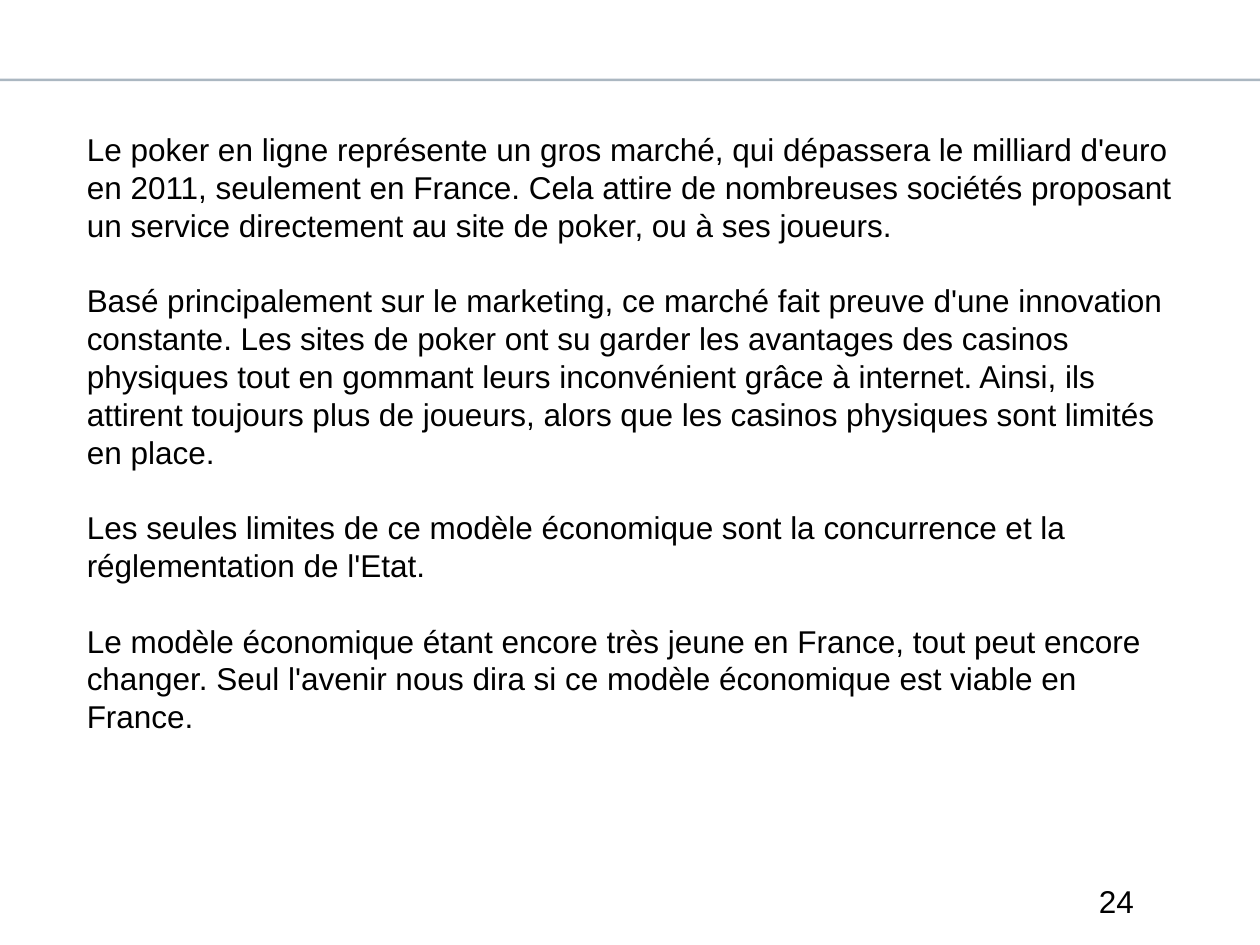
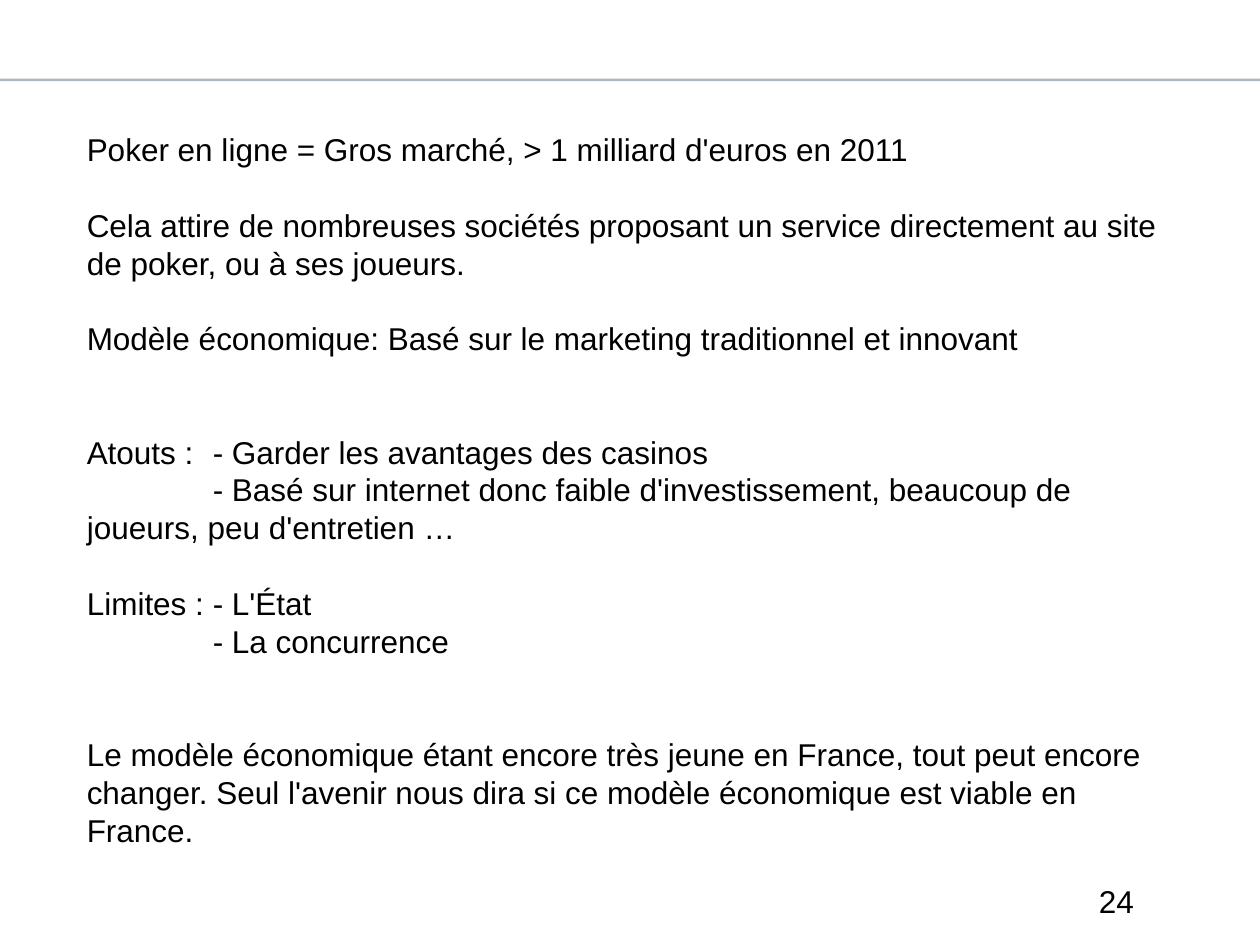
Before and after one commit to OlivierK/economie, a slide deck: slide 24 of presentation.odp. Drawn at 1260x945 pixels with LibreOffice and Linux fonts; fonts in the diff are those of the drawing; background and template pictures are left out. Boxes give left, top, right and bottom in pixels: in the first picture for what was removed or moved away, otherwise in the second. Text is boxed around its words. In the diff, an @@ line names an element or a change of style, - is before the commit and + after.

```diff
--- a/presentation.odp
+++ b/presentation.odp
@@ text at (x1=87, y1=137, x2=1156, y2=654): text changed @@
-Le poker en ligne représente un gros marché, qui dépassera le milliard d'euro en 2011, seulement en France. Cela attire de nombreuses sociétés proposant un service directement au site de poker, ou à ses joueurs.
-Basé principalement sur le marketing, ce marché fait preuve d'une innovation constante. Les sites de poker ont su garder les avantages des casinos physiques tout en gommant leurs inconvénient grâce à internet. Ainsi, ils attirent toujours plus de joueurs, alors que les casinos physiques sont limités en place.
-Les seules limites de ce modèle économique sont la concurrence et la réglementation de l'Etat.
+Poker en ligne = Gros marché, > 1 milliard d'euros en 2011
+Cela attire de nombreuses sociétés proposant un service directement au site de poker, ou à ses joueurs.
+Modèle économique: Basé sur le marketing traditionnel et innovant
+Atouts : - Garder les avantages des casinos
+- Basé sur internet donc faible d'investissement, beaucoup de joueurs, peu d'entretien …
+Limites : - L'État
+- La concurrence
```
Also in this commit, not shown: 7 other slides changed, 1 slide added, 1 slide removed, 1 other file.
